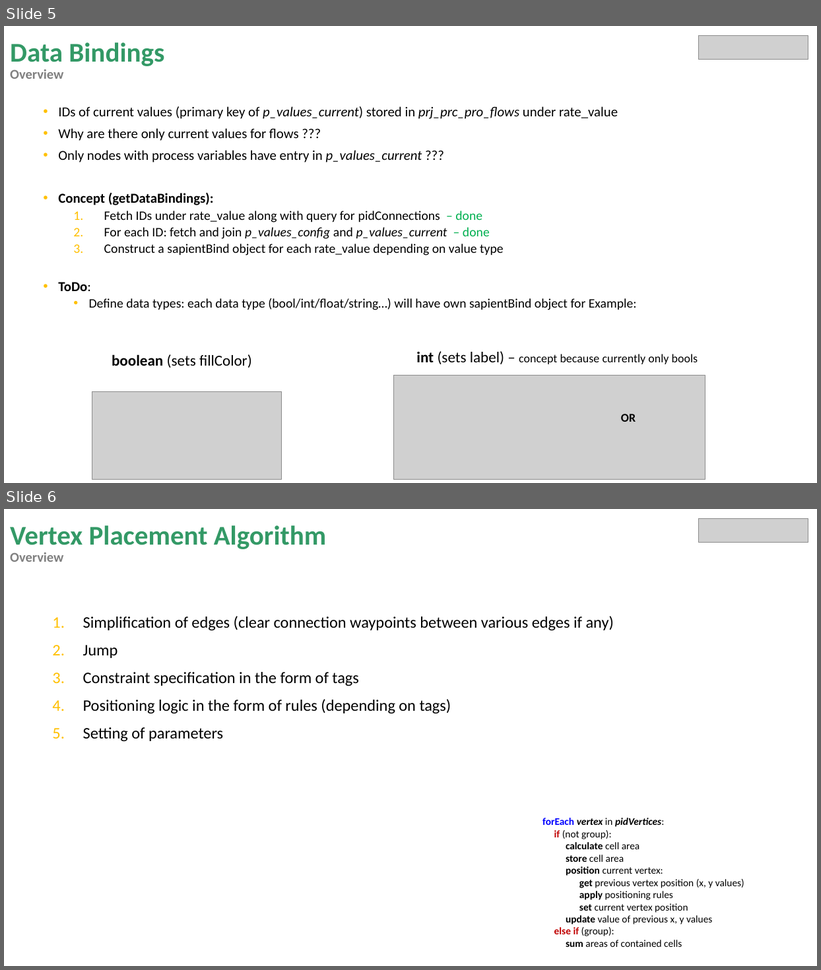
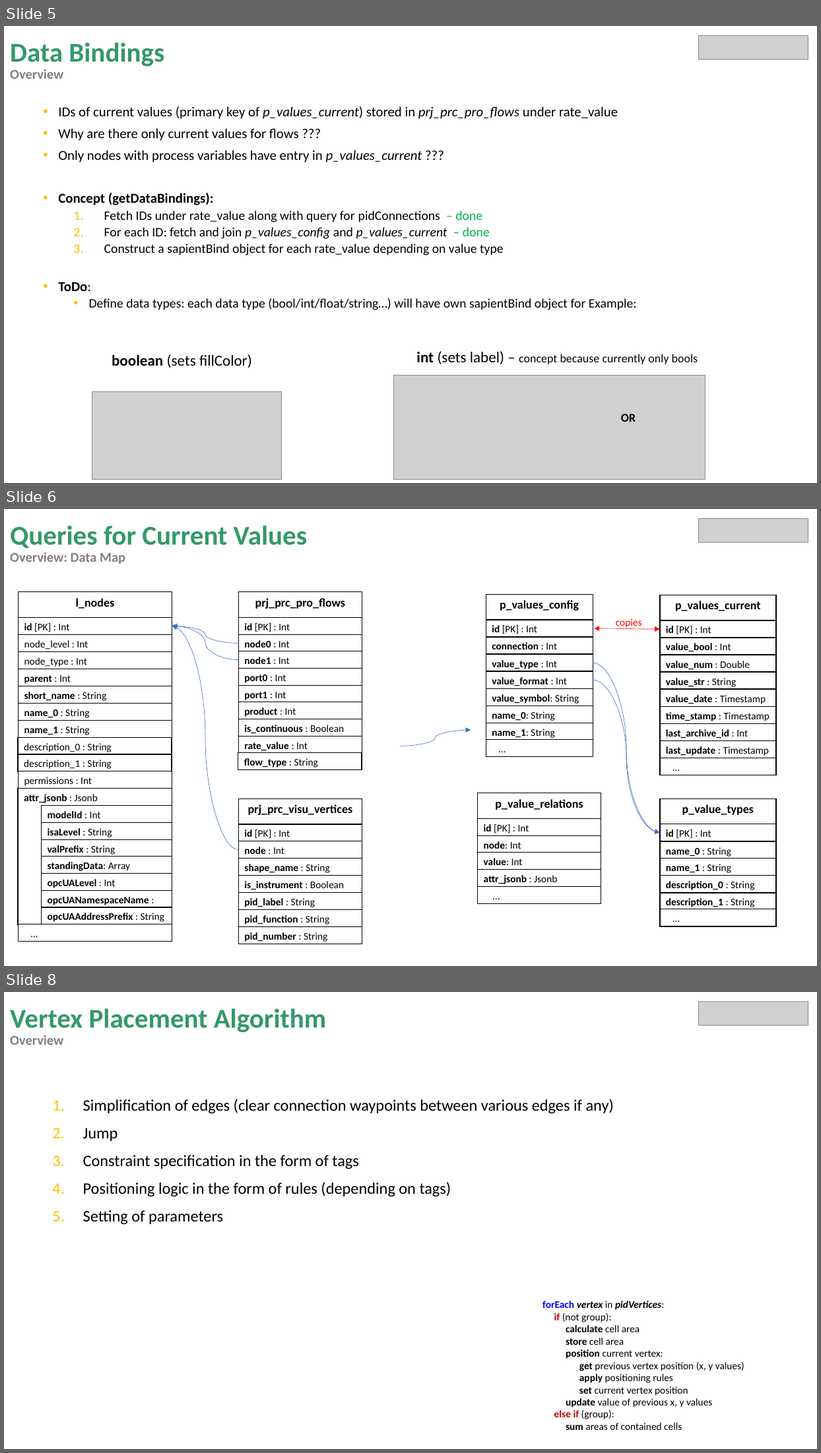
Before and after one commit to miguelrk/tum-mw-bachelorarbeit, a slide deck: 3 Entwicklungsphase/weekly_meeting_14.pptx. Shown one above the other, each under a label of ours: slides 5 and 6 before the commit, slides 5, 6 and 8 after it; the slides between them are not shown. The pictures are 821x970 and 821x1453 pixels, drawn with LibreOffice and Linux fonts; fonts in the diff are those of the drawing; grey boxes stand for pictures. Boxes give left, top, right and bottom in pixels: in the first picture for what was removed or moved away, otherwise in the second. Text is boxed around its words. In the diff, an @@ line names an element or a change of style, - is before the commit and + after.

```diff
--- a/3 Entwicklungsphase/weekly_meeting_14.pptx
+++ b/3 Entwicklungsphase/weekly_meeting_14.pptx
@@ slide 6 added at (x1=4, y1=509, x2=817, y2=966), background #FFFFFF @@
@@ title added at (x1=10, y1=525, x2=307, y2=564), 32 pt, text #339966, bold @@
+Queries for Current Values
+Overview: Data Map
@@ picture added at (x1=699, y1=518, x2=809, y2=542) @@
@@ curved arrow added from (239, 850) to (172, 626), #4472C4 0.5 pt @@
@@ curved arrow added from (239, 659) to (172, 626), #4472C4 0.5 pt @@
@@ curved arrow added from (239, 643) to (172, 626), #4472C4 0.5 pt @@
@@ text added at (x1=616, y1=619, x2=642, y2=629), 12 pt, text #FF0000 @@
+copies
@@ curved double arrow added from (595, 628) to (660, 629), #FF0000 0.5 pt @@
@@ curved arrow added from (593, 663) to (660, 833), #4472C4 0.5 pt @@
@@ curved arrow added from (593, 681) to (660, 833), #4472C4 0.5 pt @@
@@ curved arrow added from (400, 747) to (471, 730), #4472C4 0.5 pt @@
@@ group added at (x1=486, y1=594, x2=593, y2=757): 9 rectangles @@
+p_values_config
+id [PK] : Int
+connection : Int
+value_type : Int
+value_format : Int
+value_symbol: String
+name_0: String
+name_1: String
+…
@@ group added at (x1=238, y1=592, x2=362, y2=770): 10 rectangles @@
+prj_prc_pro_flows
+id [PK] : Int
+node0 : Int
+node1 : Int
+port0 : Int
+port1 : Int
+is_continuous : Boolean
+product : Int
+rate_value : Int
+flow_type : String
@@ group added at (x1=660, y1=595, x2=777, y2=775): 10 rectangles @@
+p_values_current
+id [PK] : Int
+value_bool : Int
+value_num : Double
+value_str : String
+value_date : Timestamp
+time_stamp : Timestamp
+last_archive_id : Int
+last_update : Timestamp
+…
@@ group added at (x1=478, y1=793, x2=602, y2=904): 6 rectangles @@
+p_value_relations
+id [PK] : Int
+node: Int
+value: Int
+attr_jsonb : Jsonb
+…
@@ group added at (x1=660, y1=799, x2=777, y2=927): 7 rectangles @@
+p_value_types
+id [PK] : Int
+name_0 : String
+name_1 : String
+description_0 : String
+description_1 : String
+…
@@ group added at (x1=18, y1=592, x2=172, y2=942): 20 rectangles @@
+l_nodes
+id [PK] : Int
+parent : Int
+short_name : String
+name_0 : String
+description_0 : String
+name_1 : String
+description_1 : String
+node_level : Int
+node_type : Int
+attr_jsonb : Jsonb
+isaLevel : String
+modelId : Int
+valPrefix : String
+standingData: Array
+opcUALevel : Int
+opcUANamespaceName : String
+opcUAAddressPrefix : String
+permissions : Int
+…
@@ group added at (x1=239, y1=799, x2=362, y2=944): 8 rectangles @@
+prj_prc_visu_vertices
+id [PK] : Int
+is_instrument : Boolean
+node : Int
+shape_name : String
+pid_label : String
+pid_function : String
+pid_number : String
@@ what was slide 6 is now slide 8 @@
```
Also in this commit, not shown: 1 other slide added, 2 other files.
